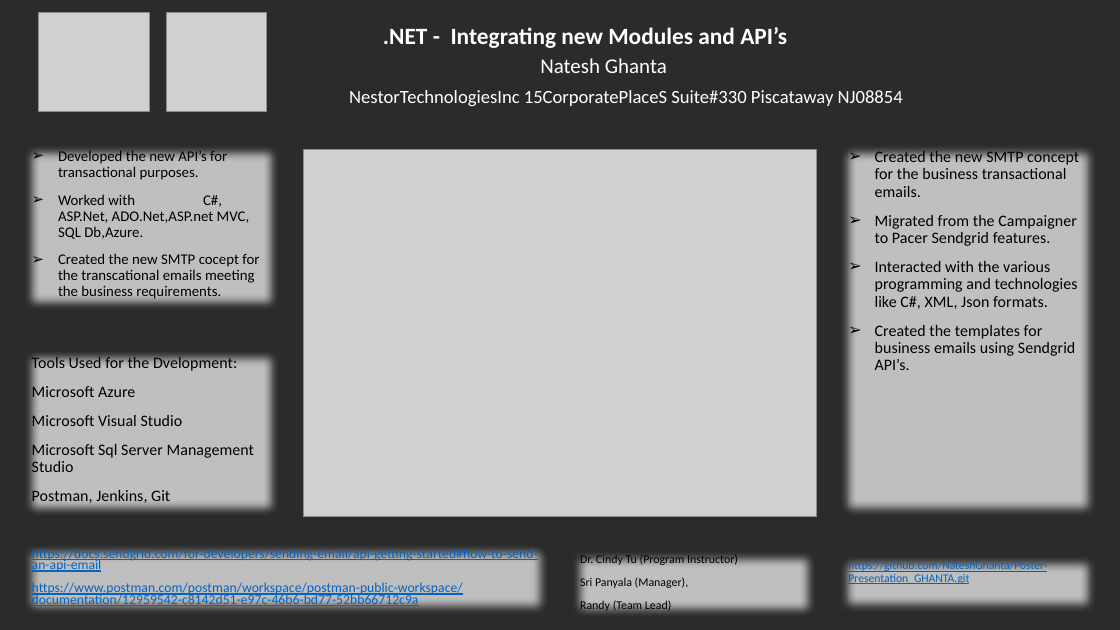
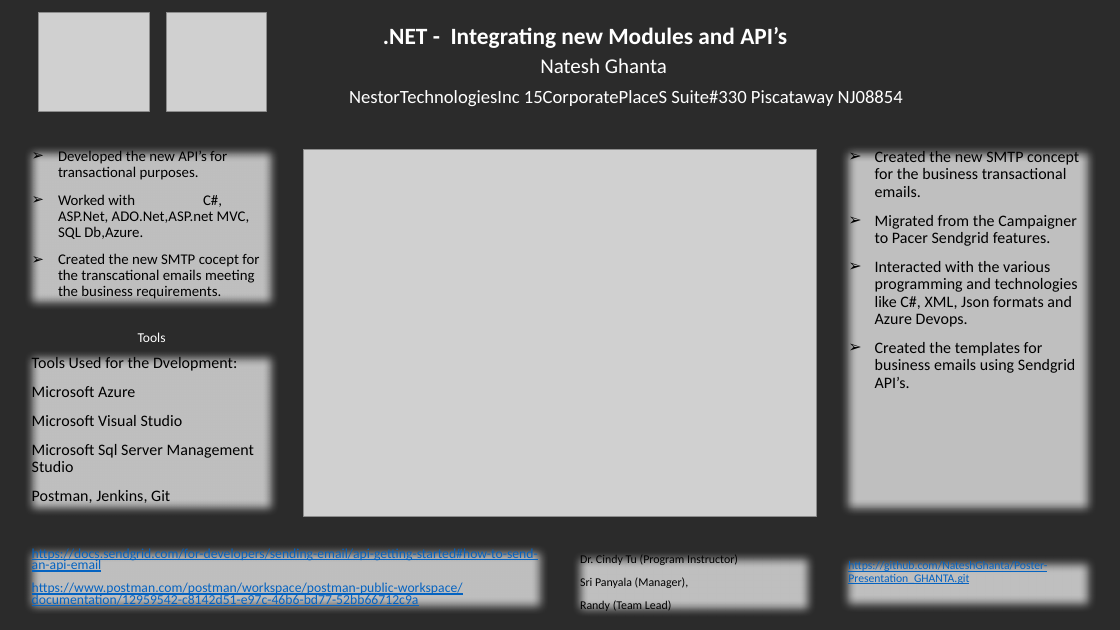
Before and after one commit to NateshGhanta/Poster-Presentation_GHANTA, a slide deck: slide 1 of Poster Presentation_GHANTA.pptm. Drawn at 1120x630 pixels with LibreOffice and Linux fonts; fonts in the diff are those of the drawing; grey boxes stand for pictures; background and template pictures are left out; a plain dark background stands for a picture behind light text. Boxes give left, top, right and bottom in pixels: in the first picture for what was removed or moved away, otherwise in the second. Text is boxed around its words. In the diff, an @@ line names an element or a change of style, - is before the commit and + after.

```diff
--- a/Poster Presentation_GHANTA.pptm
+++ b/Poster Presentation_GHANTA.pptm
@@ text at (875,261,1078,327): text changed @@
-➢ Interacted with the various programming and technologies like C#, XML, Json formats.
+➢ Interacted with the various programming and technologies like C#, XML, Json formats and Azure Devops.
@@ text added at (138,332,166,342), 11.6 pt, text #FFFFFF @@
+Tools
```
